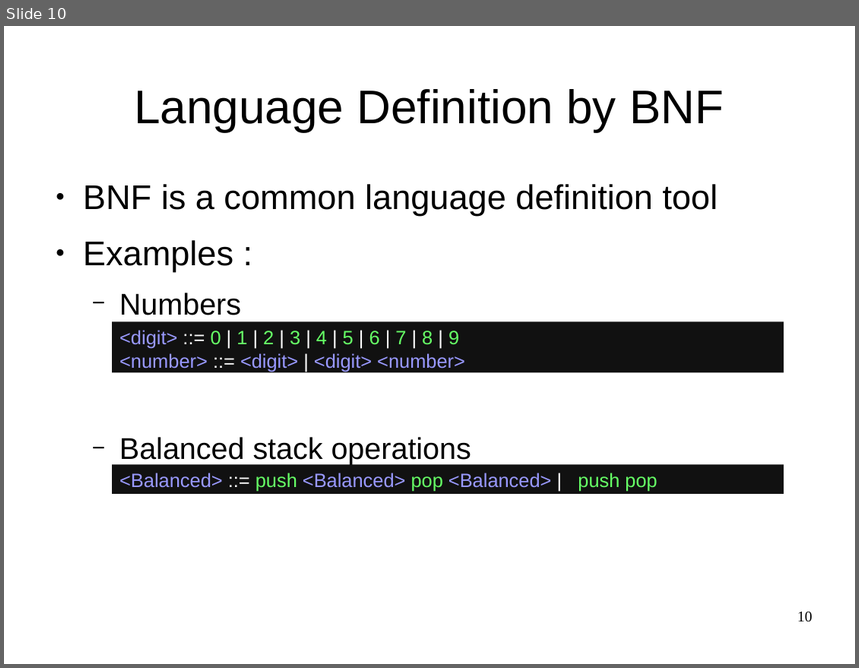
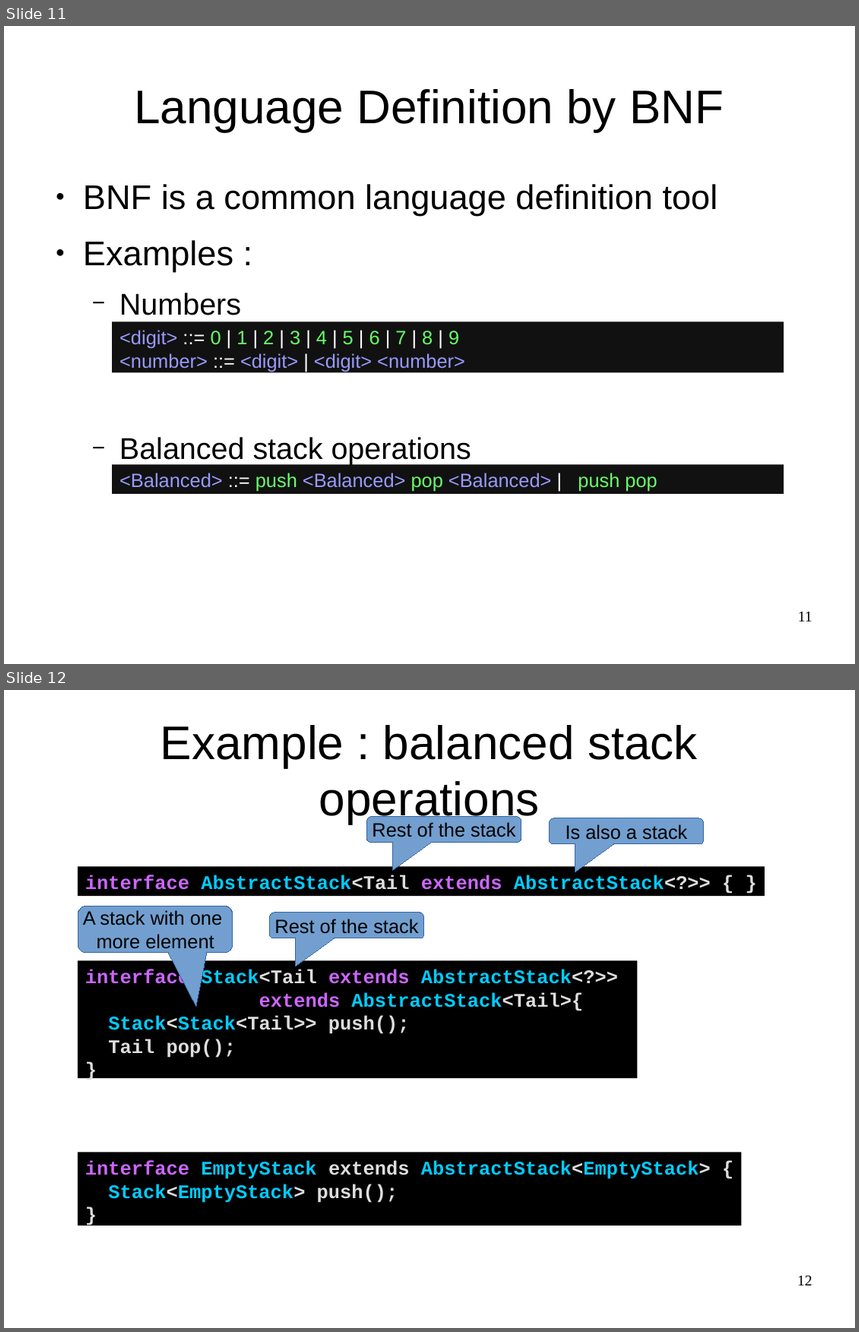
Before and after one commit to OriRoth/fling, a slide deck: Manuscripts/Thesis Seminar/Thesis Seminar.odp. Shown one above the other, each under a label of ours: slide 10 before the commit, slides 11 and 12 after it. The pictures are 859x668 and 859x1332 pixels, drawn with LibreOffice and Linux fonts; fonts in the diff are those of the drawing. Boxes give left, top, right and bottom in pixels: in the first picture for what was removed or moved away, otherwise in the second. Text is boxed around its words. In the diff, an @@ line names an element or a change of style, - is before the commit and + after.

```diff
--- a/Manuscripts/Thesis Seminar/Thesis Seminar.odp
+++ b/Manuscripts/Thesis Seminar/Thesis Seminar.odp
@@ slide 12 added at [4, 690, 855, 1328], background #FFFFFF @@
@@ title added at [161, 725, 698, 825], 44 pt, text #000000 @@
+Example : balanced stack operations
@@ rounded speech box added at [367, 817, 522, 842], fill #729FCF, outline #3465A4 0 pt, 18 pt, text #000000 @@
+Rest of the stack
@@ rounded speech box added at [550, 818, 704, 844], fill #729FCF, outline #3465A4 0 pt, 18 pt, text #000000 @@
+Is also a stack
@@ rectangle added at [78, 867, 765, 896], fill #000000, 18 pt, text #00CCFF, bold @@
+interface AbstractStack<Tail extends AbstractStack<?>> { }
@@ rounded speech box added at [78, 907, 233, 953], fill #729FCF, outline #3465A4 0 pt, 18 pt, text #000000 @@
+A stack with one
+more element
@@ rounded speech box added at [270, 913, 424, 938], fill #729FCF, outline #3465A4 0 pt, 18 pt, text #000000 @@
+Rest of the stack
@@ rectangle added at [78, 961, 637, 1078], fill #000000, 18 pt, text #DDDDDD, bold @@
+interface Stack<Tail extends AbstractStack<?>>
+extends AbstractStack<Tail>{
+Stack<Stack<Tail>> push();
+Tail pop();
+}
@@ rectangle added at [78, 1153, 742, 1226], fill #000000, 18 pt, text #00CCFF, bold @@
+interface EmptyStack extends AbstractStack<EmptyStack> {
+Stack<EmptyStack> push();
+}
@@ page number added at [797, 1276, 813, 1286], 14 pt, text #000000 @@
+12
@@ what was slide 10 is now slide 11 @@
@@ page number at [798, 612, 813, 622]: text changed @@
-10
+11
```
Also in this commit, not shown: 2 slides changed, 1 other slide added, 1 slide removed.
